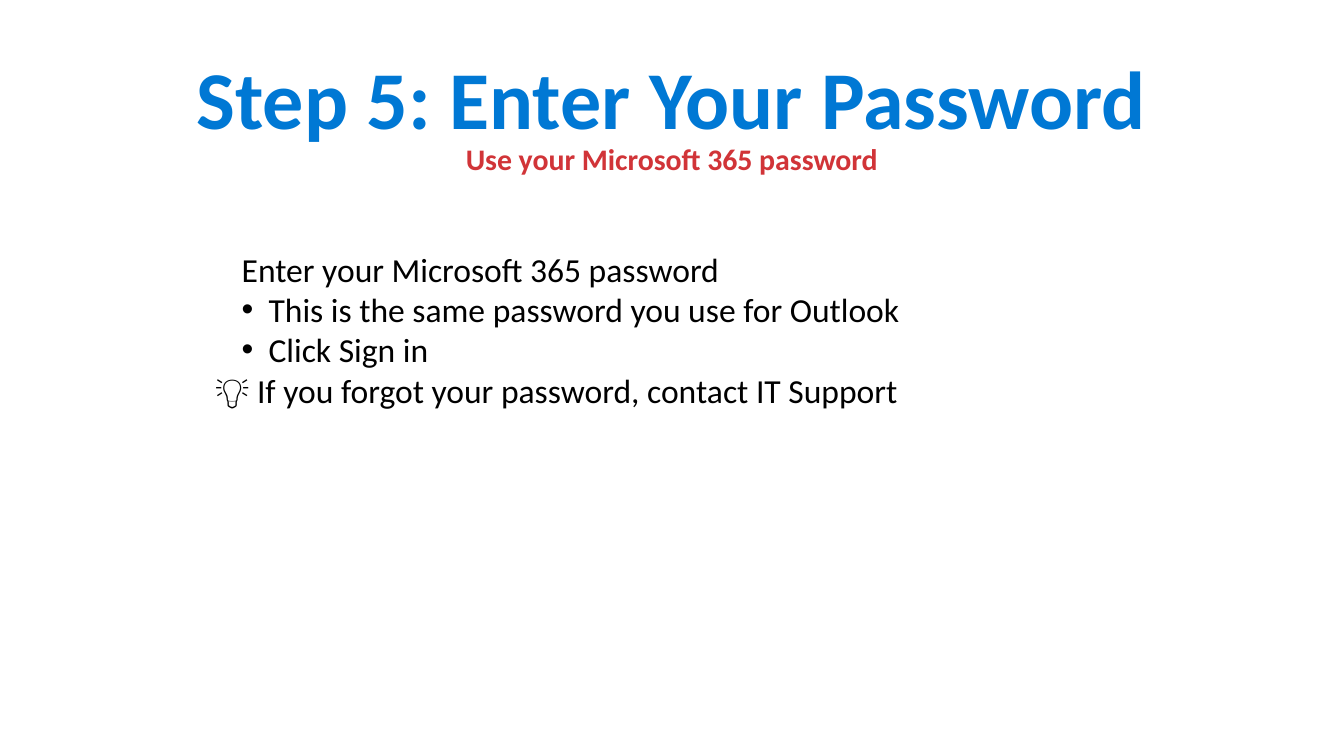
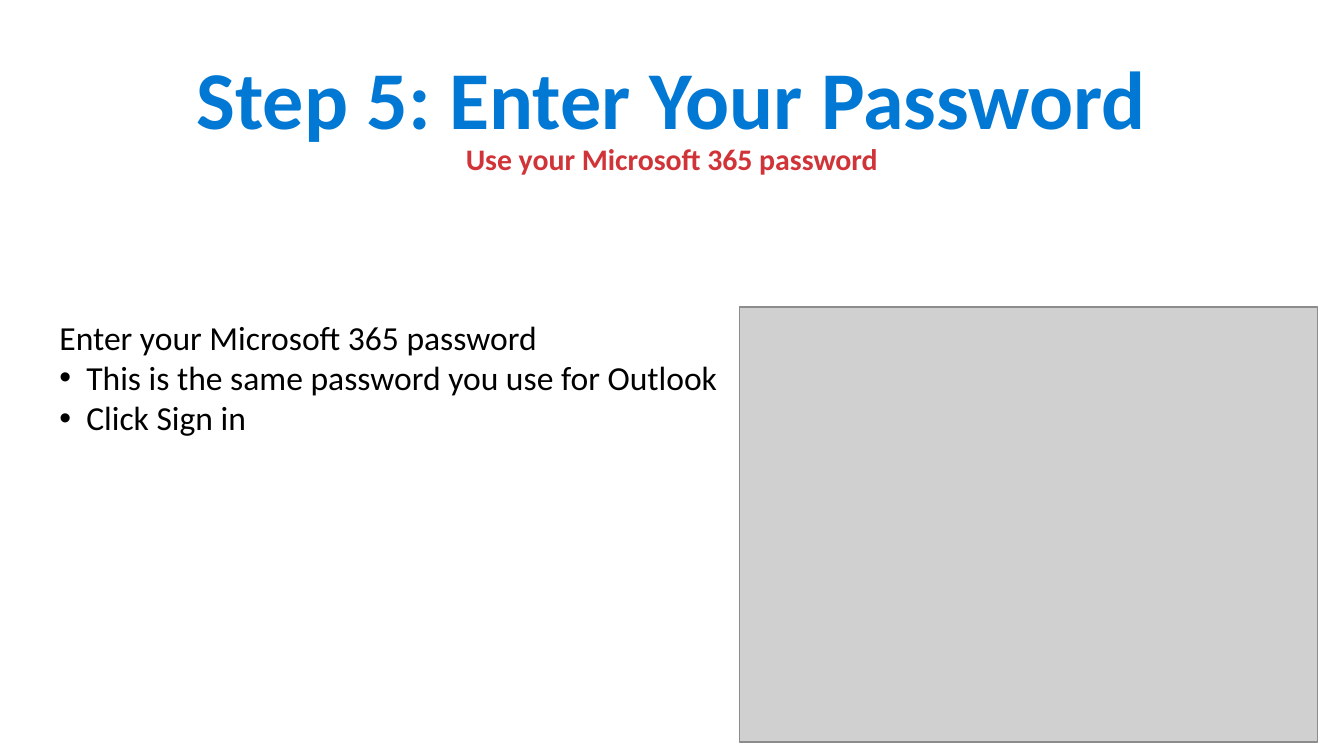
Before and after one commit to ipsghonline/tmp, a slide deck: slide 21 of presentation/Phase1-Backup-Guide.pptx. Drawn at 1344x756 pixels with LibreOffice and Linux fonts; fonts in the diff are those of the drawing; grey boxes stand for pictures. Boxes give left, top, right and bottom in pixels: in the first picture for what was removed or moved away, otherwise in the second. Text is boxed around its words. In the diff, an @@ line names an element or a change of style, - is before the commit and + after.

```diff
--- a/presentation/Phase1-Backup-Guide.pptx
+++ b/presentation/Phase1-Backup-Guide.pptx
@@ text "Enter your Microsoft 365 password": place and size @@
-text "Enter your Microsoft 365 password" at (242, 258, 899, 409)
+text "Enter your Microsoft 365 password" at (59, 326, 717, 436)
@@ picture added at (739, 306, 1317, 742) @@
@@ text at (257, 379, 897, 409): paragraph removed @@
-💡 If you forgot your password, contact IT Support
```
Also in this commit, not shown: 8 other slides changed.
